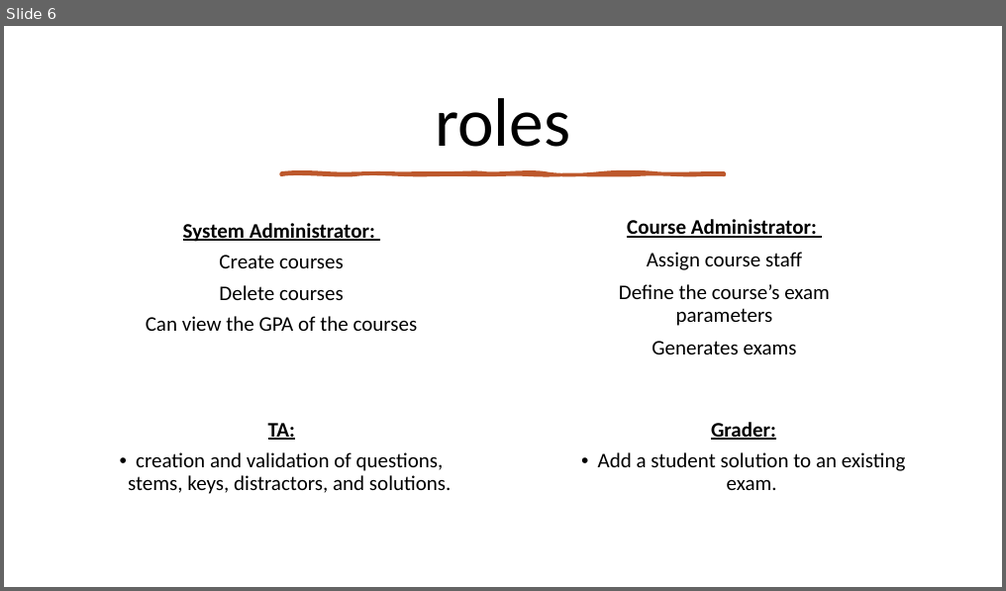
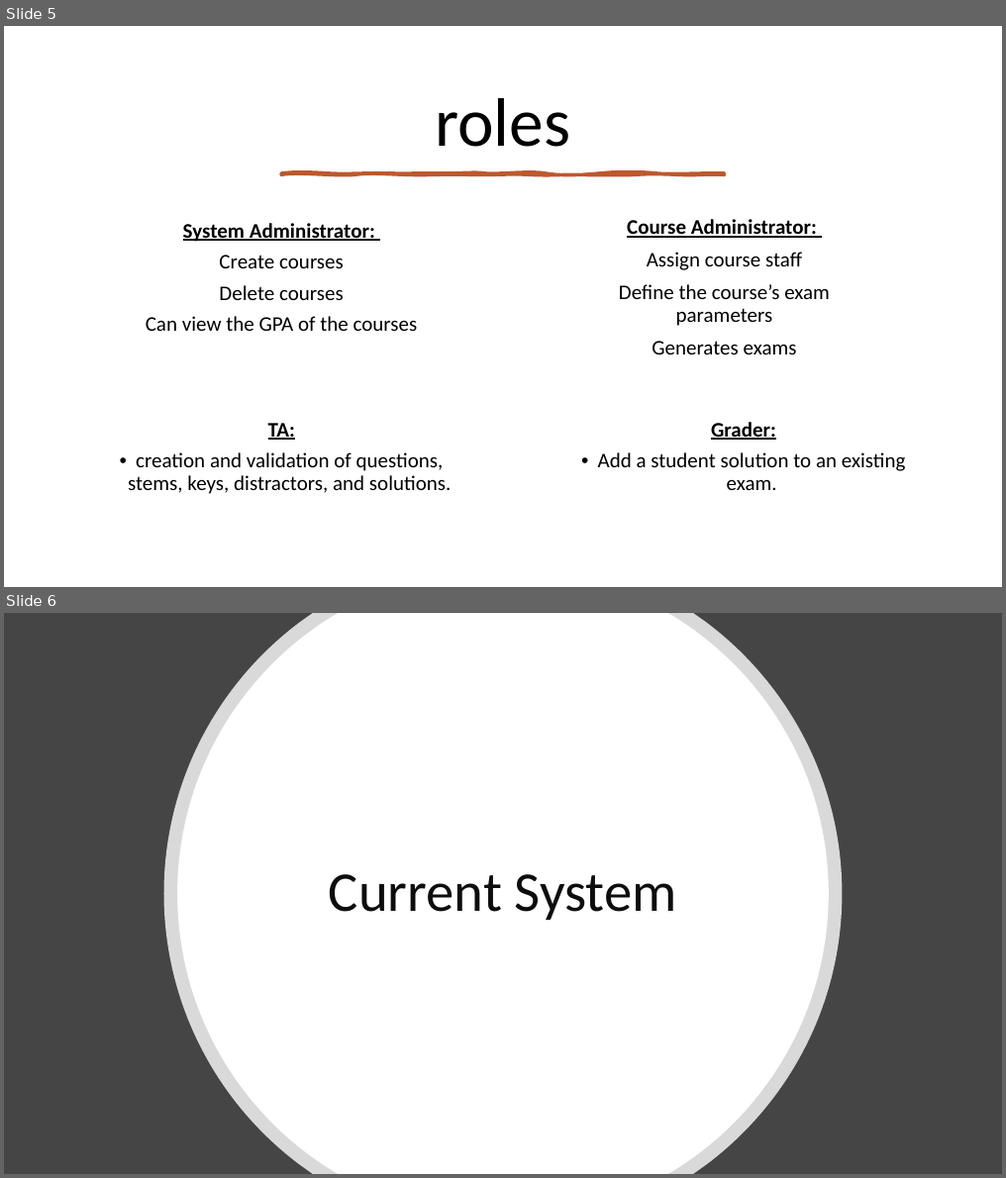
Before and after one commit to RoiTief/Exam-Management-System, a slide deck: docs/Proof of concept presentation.pptx. Shown one above the other, each under a label of ours: slide 6 before the commit, slides 5 and 6 after it. The pictures are 1006x591 and 1006x1178 pixels, drawn with LibreOffice and Linux fonts; fonts in the diff are those of the drawing. Boxes give left, top, right and bottom in pixels: in the first picture for what was removed or moved away, otherwise in the second. Text is boxed around its words. In the diff, an @@ line names an element or a change of style, - is before the commit and + after.

```diff
--- a/docs/Proof of concept presentation.pptx
+++ b/docs/Proof of concept presentation.pptx
@@ slide 6 added at (4,613,1002,1174), background #454545 @@
@@ freeform shape added at (164,613,843,1174), fill #FFFFFF at 80% opacity @@
@@ freeform shape added at (177,613,829,1174), fill #FFFFFF @@
@@ title added at (329,874,677,920), 54 pt, text #0D0D0D @@
+Current System
@@ what was slide 6 is now slide 5 @@
```
Also in this commit, not shown: 4 slides changed, 3 other slides added, 8 slides removed.
